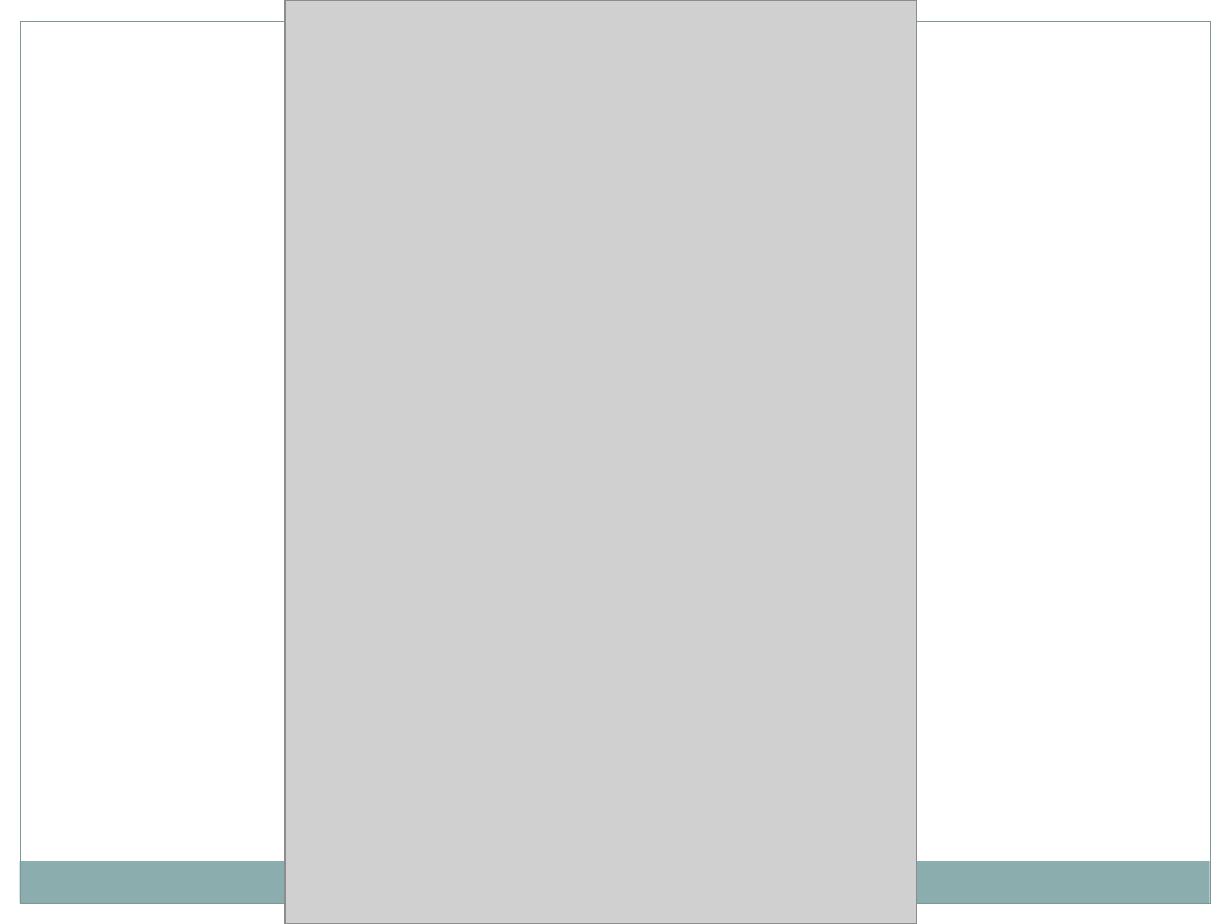
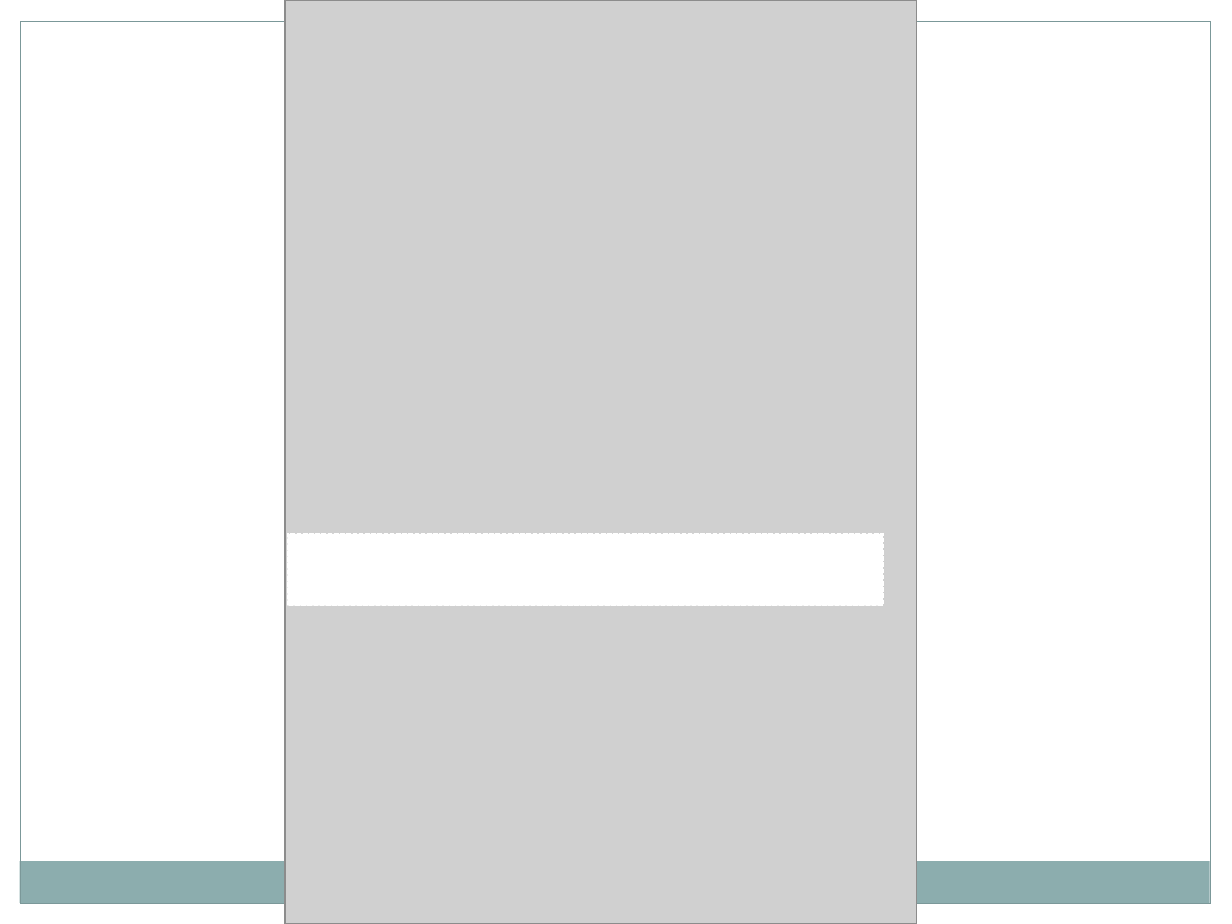
Before and after one commit to allenkvu/CSE111-project, a slide deck: slide 8 of DB_powerpoint.ppt. Drawn at 1232x924 pixels with LibreOffice and Linux fonts; fonts in the diff are those of the drawing; grey boxes stand for pictures. Boxes give left, top, right and bottom in pixels: in the first picture for what was removed or moved away, otherwise in the second. Text is boxed around its words. In the diff, an @@ line names an element or a change of style, - is before the commit and + after.

```diff
--- a/DB_powerpoint.ppt
+++ b/DB_powerpoint.ppt
@@ rectangle added at <box>287,533,882,605</box>, fill #FFFFFF, outline #FFFFFF 0.91 pt dashed @@
```
Also in this commit, not shown: 3 other slides changed, 1 slide added, 1 slide removed.
